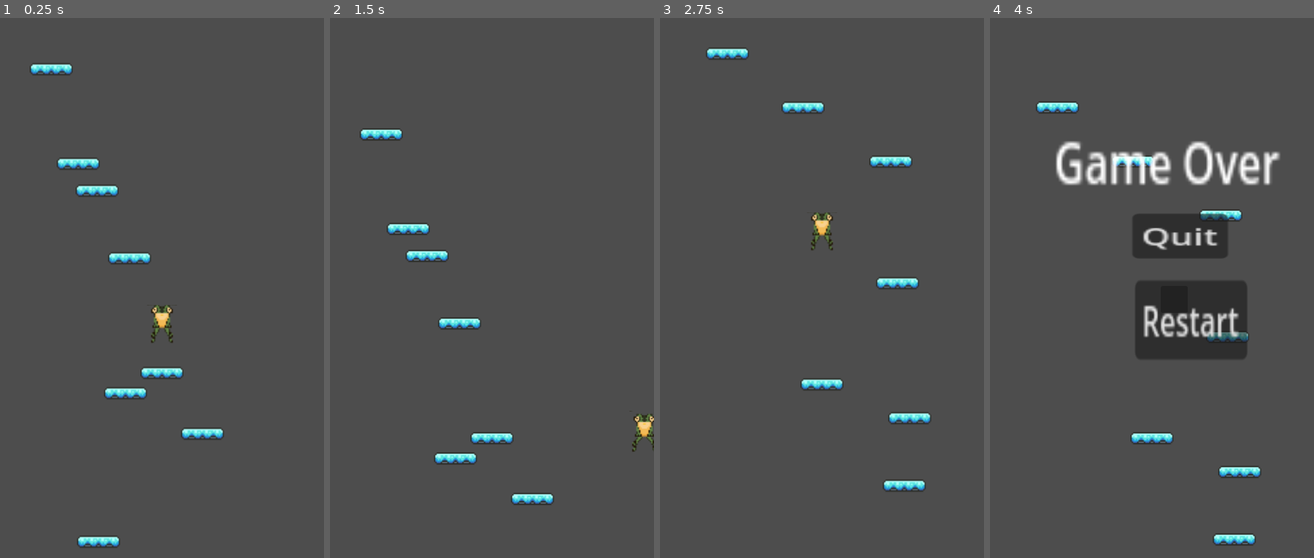
Above: before the commit, frames 1-4 (left to right).
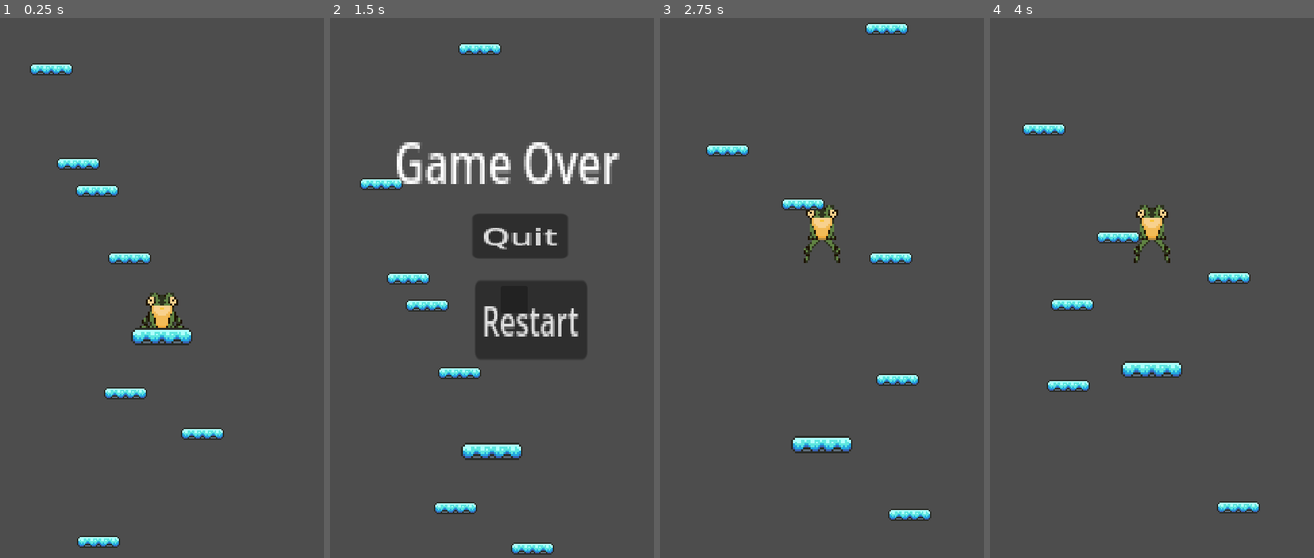
Above: after the commit, the same moments.

Repository: stefko-jam/Game_Jam
Game: Godot game, scene res://scenes/game.tscn
The game is run twice, just before and just after one commit, with the same random seed, the same clock (stepped at 60 frames per second) and the same inputs.
Inputs (mouse positions are in pixels of both pictures, inside the frame that each line leads up to):
- Up to frame 1 (0.25 s): no input
- Up to frame 2 (1.5 s): hold D (right) from 0.53 s (still down)
- Up to frame 3 (2.75 s): release D (right) at 2 s; click "Restart" at 2 s
- Up to frame 4 (4 s): hold A (left) 2.78-3.5 s; click (1190, 320) at 3.5 s, where only the run after the commit has a clickable "Restart"

The runs differ from the first frame. In frame 1, 2.2% of the frame differs, in the area x 9-69%, y 8-98%; in frame 2, 14%, in the area x 9-100%, y 4-100%; in frame 3, 4.8%; in frame 4, 13%.

Commit message:
Size_changes + Background

Diff:
--- a/project.godot
+++ b/project.godot
@@ -22,6 +22,7 @@
 window/stretch/mode="viewport"
 window/stretch/aspect="keep_width"
 window/handheld/orientation=1
+window/canvas_textures/default_texture_filter=1
 
 [input]
 
@@ -37,3 +38,7 @@
 , Object(InputEventKey,"resource_local_to_scene":false,"resource_name":"","device":-1,"window_id":0,"alt_pressed":false …(186 unchanged characters)…
 ]
 }
+
+[rendering]
+
+textures/canvas_textures/default_texture_filter=0
--- a/scenes/game.tscn
+++ b/scenes/game.tscn
@@ -17,6 +17,7 @@
 
 [node name="Player" parent="." instance=ExtResource("2_lnu2h")]
 position = Vector2(-1, -28)
+scale = Vector2(1.51883, 1.51883)
 
 [node name="Camera2D" type="Camera2D" parent="Player"]
 scale = Vector2(-2.52921, 0.479767)
@@ -25,6 +26,8 @@
 script = ExtResource("3_lnu2h")
 
 [node name="killzone" parent="Player/Camera2D" instance=ExtResource("4_lbhrr")]
+position = Vector2(0.26032, -134.489)
+scale = Vector2(0.357332, 0.979668)
 
 [node name="CollisionShape2D" type="CollisionShape2D" parent="Player/Camera2D/killzone"]
 position = Vector2(0.790761, 418.953)
@@ -82,7 +85,10 @@
 text = "Restart"
 
 [node name="Platform" parent="." instance=ExtResource("1_yqjtg")]
-position = Vector2(-1, 35)
+position = Vector2(-1, 8)
+scale = Vector2(1.41707, 1.41707)
+
+[node name="BackgroundLayer" type="CanvasLayer" parent="."]
 
 [connection signal="pressed" from="GameOver/Panel/Quit" to="GameOver" method="_on_quit_pressed"]
 [connection signal="pressed" from="GameOver/Panel/Restart" to="GameOver" method="_on_restart_pressed"]
--- a/scripts/player.gd
+++ b/scripts/player.gd
@@ -20,7 +20,6 @@
 	# Detect fresh landing
 	if is_on_floor() and not was_on_floor and !pending_jump:
 		anim_sprite.play("on floor")
-		print("on floor")
 		jump_timer.start()
 		pending_jump = true
 
Not shown: 1 places in scenes/game.tscn that only renumber resources
